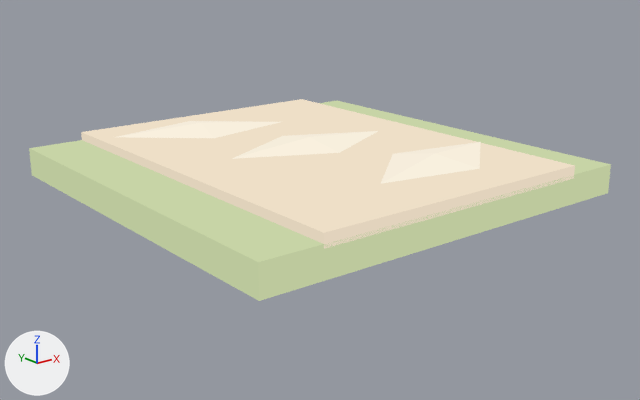
Before and after pictures for a commit that changed the glTF model art/exports/path.gltf.
Rendered twice from a camera (50 mm lens) standing at (-1.281, -1.64, 0.609) and looking at (0.001, -0.037, -0.032). The axes (+X, +Y, +Z) are drawn at lower left. The lights are the same throughout. The older version comes first. Vertices at exactly the same position are counted once.

In view in the first picture: 'path'.
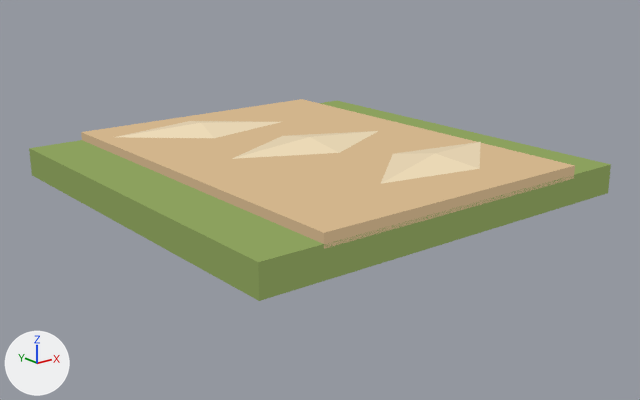
Pixel boxes (x1, y1, x2, y2) of what changed, in the pictures (640 x 400 px):
part 1 of me_path, recoloured (pale yellow to beige)
    both: (118, 121, 481, 184)
part 2 of me_path, recoloured (darker)
    both: (81, 99, 575, 249)
part 3 of me_path, recoloured (darker)
    both: (29, 101, 611, 301)

Diff of the bpy script that builds the scene:
```diff
--- a/art/exports/path.gltf.py
+++ b/art/exports/path.gltf.py
@@ me_path @@
 me_path.from_pydata(...)  # 34 vertices, 48 faces; spans x -0.5..0.5, y -0.5..0.5, z 0.0..0.117
 # used by ob_path; location = (0.0, 0.0, 0.0)
+# me_path part 1: 12 faces centred in x -0.202..0.202, y -0.355..0.355, z 0.106 are repainted in the vertex colours; the middle colour goes from pale yellow #f7eedc to beige #e3d1b0
+# me_path part 2: 6 faces centred in x -0.36..0.12, y -0.5..0.167, z 0.071..0.091 are repainted in the vertex colours; the middle colour goes from beige #e2d3bd to beige #b09876
+# me_path part 3: 6 faces centred in x -0.5..0.167, y -0.5..0.167, z 0.023..0.07 are repainted in the vertex colours; the middle colour goes from green #bdc99d to green #76884f
 me_path.materials.append(mat_bakedpalette)
```
